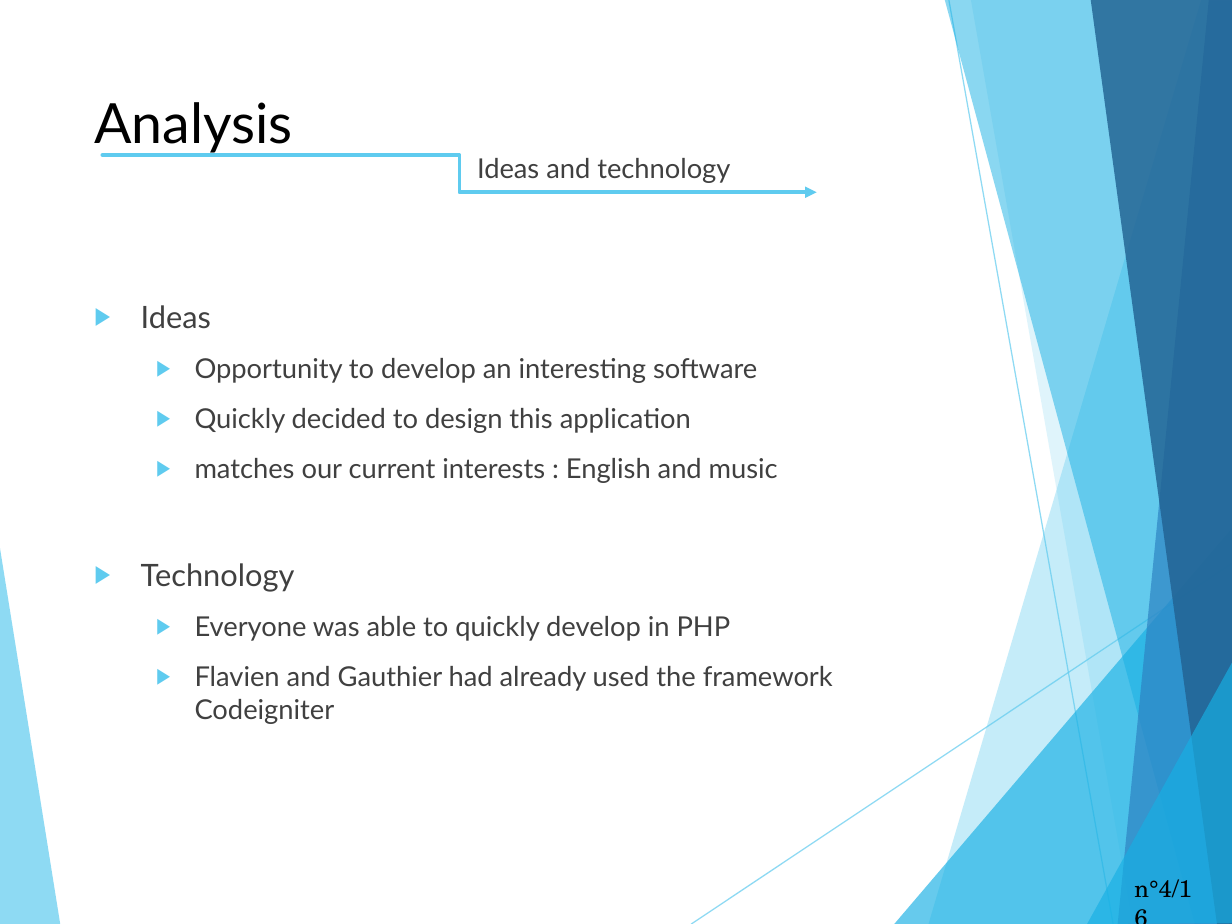
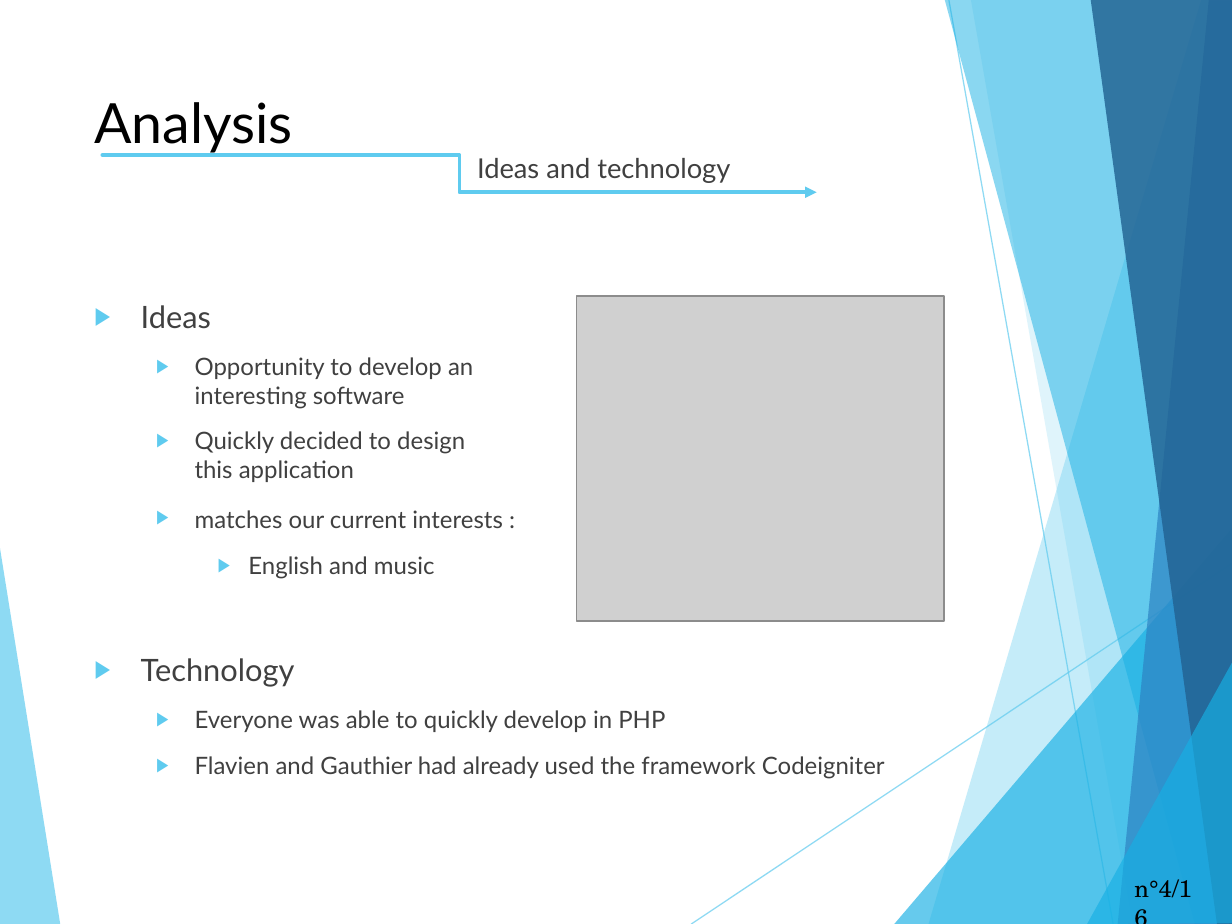
Before and after one commit to Terrasse/Dontforgetthelyrics, a slide deck: slide 4 of English_project.pptx. Drawn at 1232x924 pixels with LibreOffice and Linux fonts; fonts in the diff are those of the drawing; grey boxes stand for pictures. Boxes give left, top, right and bottom in pixels: in the first picture for what was removed or moved away, otherwise in the second. Text is boxed around its words. In the diff, an @@ line names an element or a change of style, - is before the commit and + after.

Commit message:
Fix english mistakes

```diff
--- a/English_project.pptx
+++ b/English_project.pptx
@@ picture added at (x1=577, y1=296, x2=944, y2=621) @@
@@ text at (x1=195, y1=357, x2=885, y2=779): size 16 to 14 pt in "Opportunity to develop an interesting software", "Quickly decided to design this application", "Everyone was able to quickly develop in ...", "Flavien and Gauthier had already used the ..." @@
@@ text at (x1=195, y1=510, x2=502, y2=579): text changed; size 16 to 14 pt @@
-  ▶ matches our current interests : English and music
+  ▶ matches our current interests :
+    ▶ English and music
```
Also in this commit, not shown: 9 other slides changed, 1 slide added, 7 other files.
